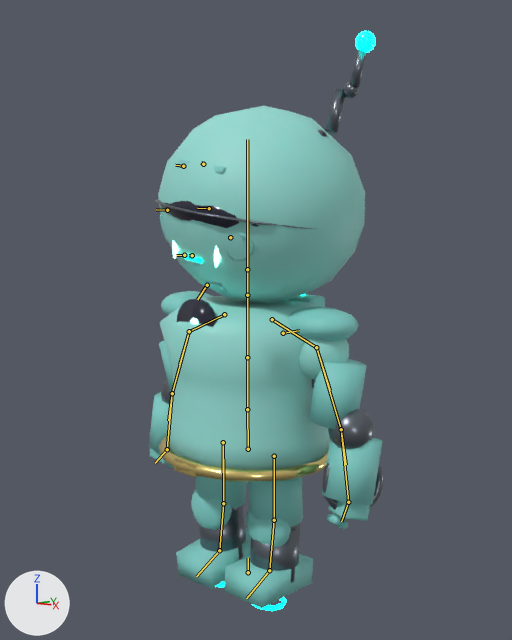
What one commit did to the Blender file _art_source/characters/char_globbler_v2_blockout.blend.
One viewpoint serves both versions: a camera (50 mm lens) standing at (1.49, -1.671, 1.099) and looking at (0.035, -0.001, 0.844). Arrows for +X, +Y and +Z are at lower left; the lights stay in place. The first picture is the older version. The bones that change, and the others that lie on the model, are drawn over the model as lines.
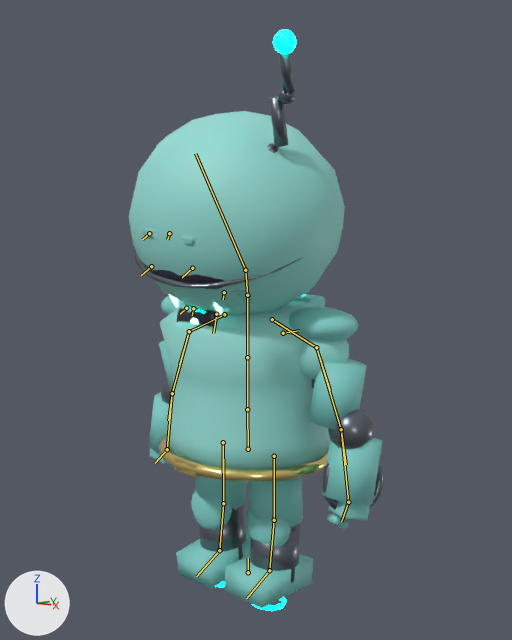
Commit message: epic-03 task 1: 4 head-turn look-around animations

The newer file adds an action. The first version stands in its rest pose; the second is drawn at frame 15 of the action 'globbler_look_down'.

The change in detail:
Bone 'neck' (bone_neck) turns from (0, 0, 0) to (7, 0, 0) degrees about its own x, y and z.
Bone 'head' (bone_head) turns from (0, 0, 0) to (25, 0, 0) degrees about its own x, y and z.

Changed parts and their boxes (x1, y1, x2, y2) in the pictures (512 x 640 px):
'globbler_head_lp', posed: before (158, 106, 365, 304); after (129, 111, 345, 315)
'globbler_visor_lp', posed: before (161, 201, 259, 228); after (147, 266, 247, 289)
'globbler_antenna_seg1_lp', posed (11% taller): before (325, 88, 345, 134); after (269, 96, 288, 147)
'globbler_visor_frame_lp', posed: before (155, 199, 355, 231); after (134, 193, 343, 288)
'globbler_antenna_seg3_lp', posed (7% taller): before (350, 49, 367, 88); after (278, 52, 295, 94)
'globbler_antenna_tip_lp', posed (9% wider, 17% taller): before (355, 31, 376, 53); after (273, 29, 296, 55)
'globbler_cheek_R_lp', posed (31% shorter): before (226, 233, 254, 261); after (224, 290, 252, 309)
'globbler_antenna_seg2_lp', posed: before (343, 82, 359, 99); after (278, 88, 295, 105)
'globbler_brow_ridge_lp', posed (6% wider, 27% taller): before (177, 160, 226, 174); after (143, 228, 195, 246)
'globbler_pupil_R_lp', posed (mostly hidden): before (214, 246, 221, 267); after (214, 302, 222, 317)
'globbler_pupil_L_lp', posed (mostly hidden): before (173, 241, 179, 259); after (169, 295, 178, 307)
'globbler_mouth_line_lp', posed: before (185, 254, 202, 264); after (186, 306, 205, 313)
'globbler_antenna_base_lp', posed: before (318, 130, 328, 137); after (267, 143, 279, 153)
bone 'neck', root to tip: before (247, 295) to (247, 269); after (247, 295) to (245, 270)
bone 'head', root to tip: before (247, 269) to (247, 139); after (245, 270) to (195, 153)
